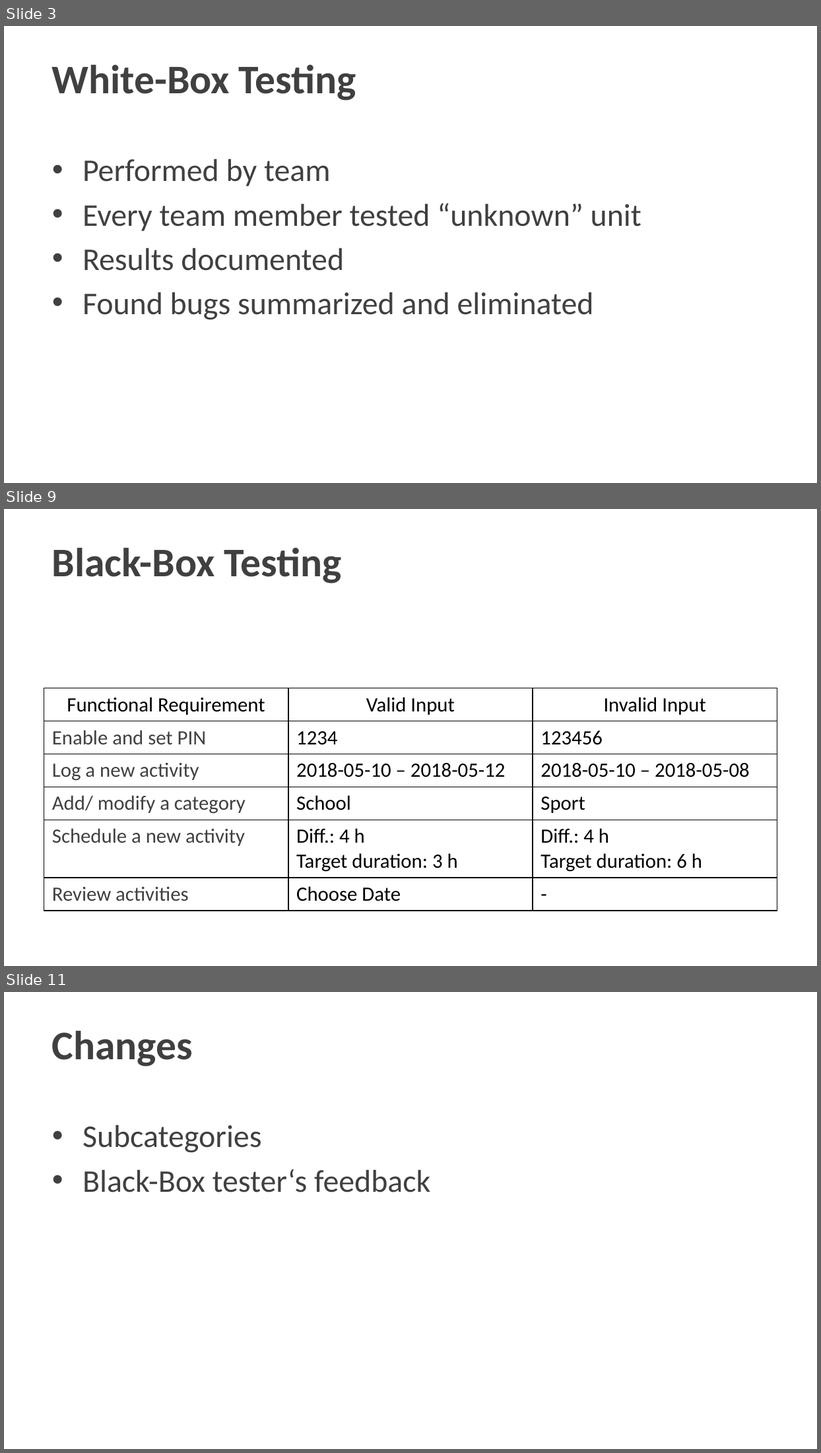
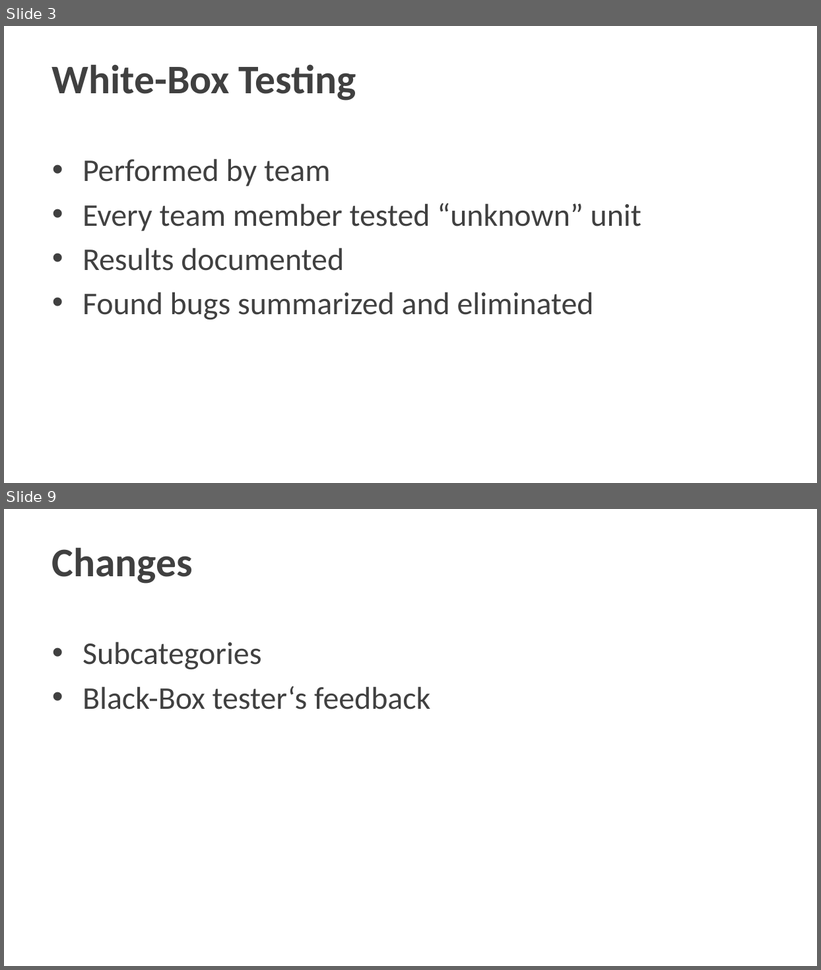
Before and after one commit to Dean161/Timebox, a slide deck: Publishments/03_Presentations/CurryWurst_TestCaseDesign.pptx. Shown one above the other, each under a label of ours: slides 3, 9 and 11 before the commit, slides 3 and 9 after it; the slides between them are not shown. The pictures are 821x1453 and 821x970 pixels, drawn with LibreOffice and Linux fonts; fonts in the diff are those of the drawing; background and template pictures are left out. Boxes give left, top, right and bottom in pixels: in the first picture for what was removed or moved away, otherwise in the second. Text is boxed around its words. In the diff, an @@ line names an element or a change of style, - is before the commit and + after.

```diff
--- a/Publishments/03_Presentations/CurryWurst_TestCaseDesign.pptx
+++ b/Publishments/03_Presentations/CurryWurst_TestCaseDesign.pptx
@@ slide 9 removed at <box>4,509,817,966</box>, background picture (left out) @@
@@ title removed at <box>52,547,341,584</box> @@
-Black-Box Testing
@@ table removed at <box>44,688,778,910</box>, 6 rows, 3 columns @@
-Functional Requirement | Valid Input | Invalid Input
-Enable and set PIN | 1234 | 123456
-Log a new activity | 2018-05-10 – 2018-05-12 | 2018-05-10 – 2018-05-08
-Add/ modify a category | School | Sport
-Schedule a new activity | Diff.: 4 h / Target duration: 3 h | Diff.: 4 h / Target duration: 6 h
-Review activities | Choose Date | -
@@ what was slide 11 is now slide 9 @@
```
Also in this commit, not shown: 2 slides changed, 4 slides added, 5 other slides removed, 11 other files.
